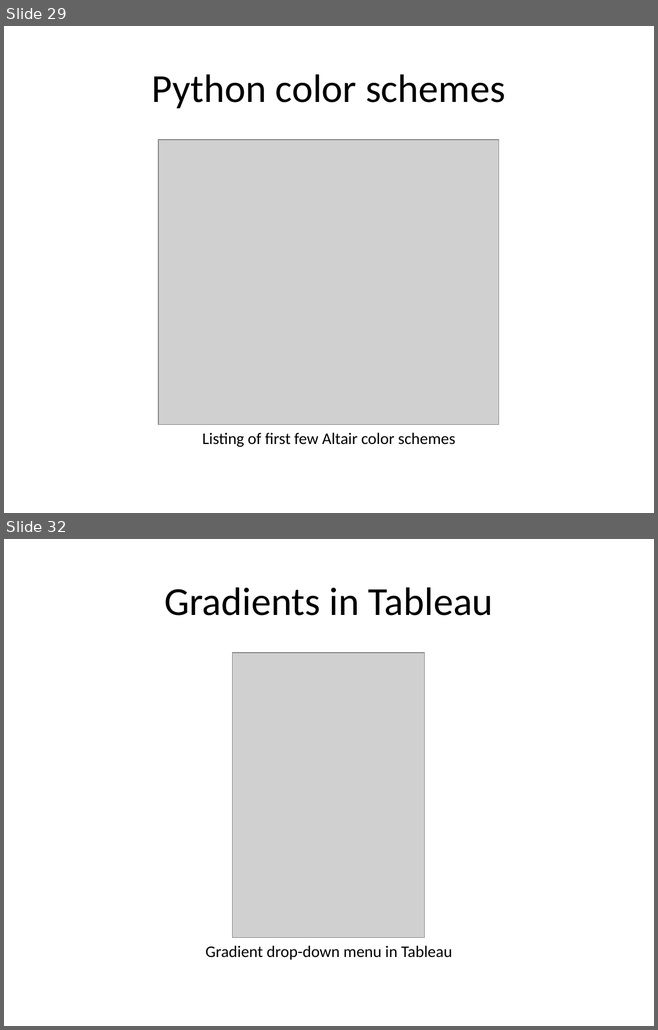
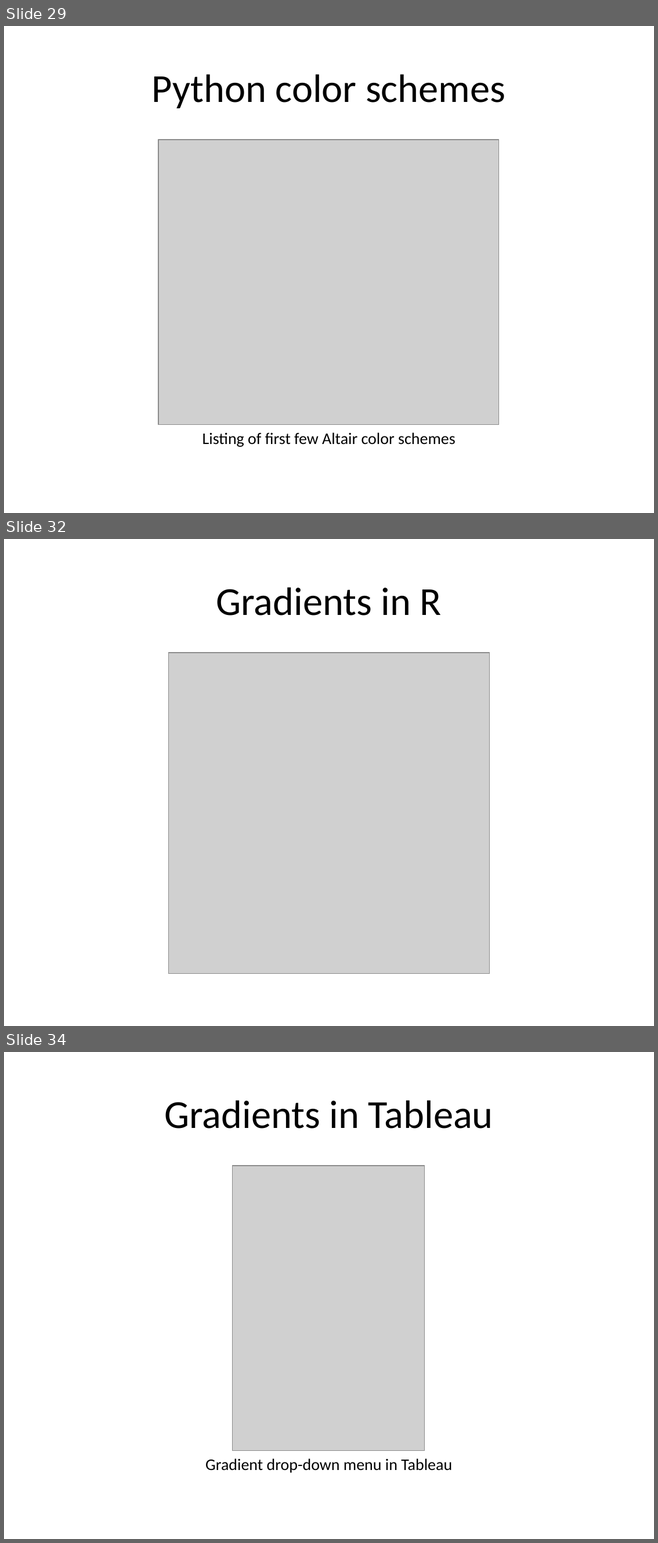
Before and after one commit to pmean/data-visualization, a slide deck: data-viz-02/component/tutorial-colors.pptx. Shown one above the other, each under a label of ours: slides 29 and 32 before the commit, slides 29, 32 and 34 after it; the slides between them are not shown. The pictures are 658x1030 and 658x1543 pixels, drawn with LibreOffice and Linux fonts; fonts in the diff are those of the drawing; grey boxes stand for pictures. Boxes give left, top, right and bottom in pixels: in the first picture for what was removed or moved away, otherwise in the second. Text is boxed around its words. In the diff, an @@ line names an element or a change of style, - is before the commit and + after.

Commit message:
Work on R gradients

```diff
--- a/data-viz-02/component/tutorial-colors.pptx
+++ b/data-viz-02/component/tutorial-colors.pptx
@@ slide 32 added at [4,539,654,1026], background #FFFFFF @@
@@ title added at [216,587,441,616], 44 pt, text #000000 @@
+Gradients in R
@@ picture added at [168,653,489,973] @@
@@ what was slide 32 is now slide 34 @@
```
Also in this commit, not shown: 2 slides changed, 1 other slide added, 15 other files.
